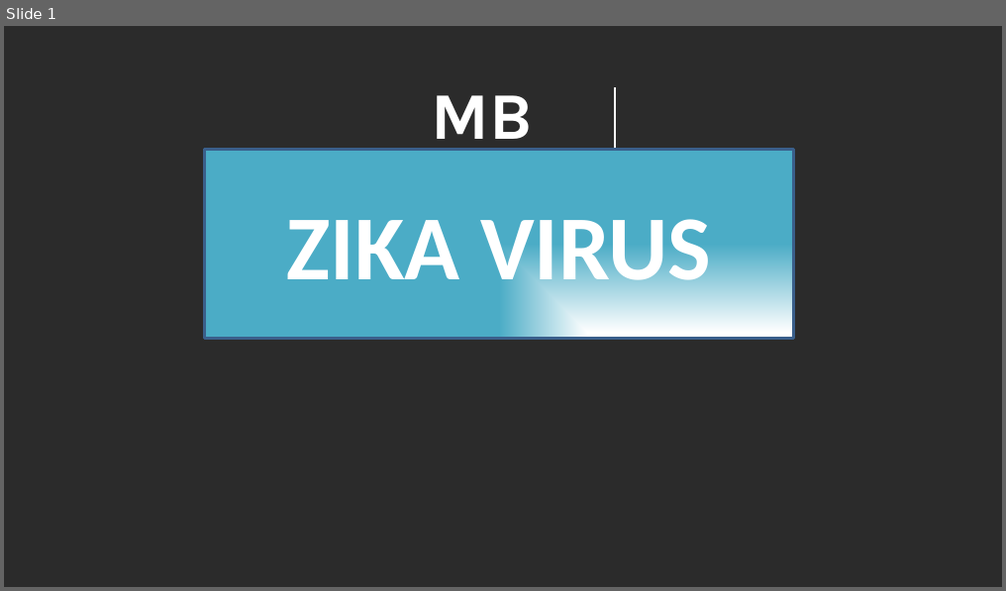
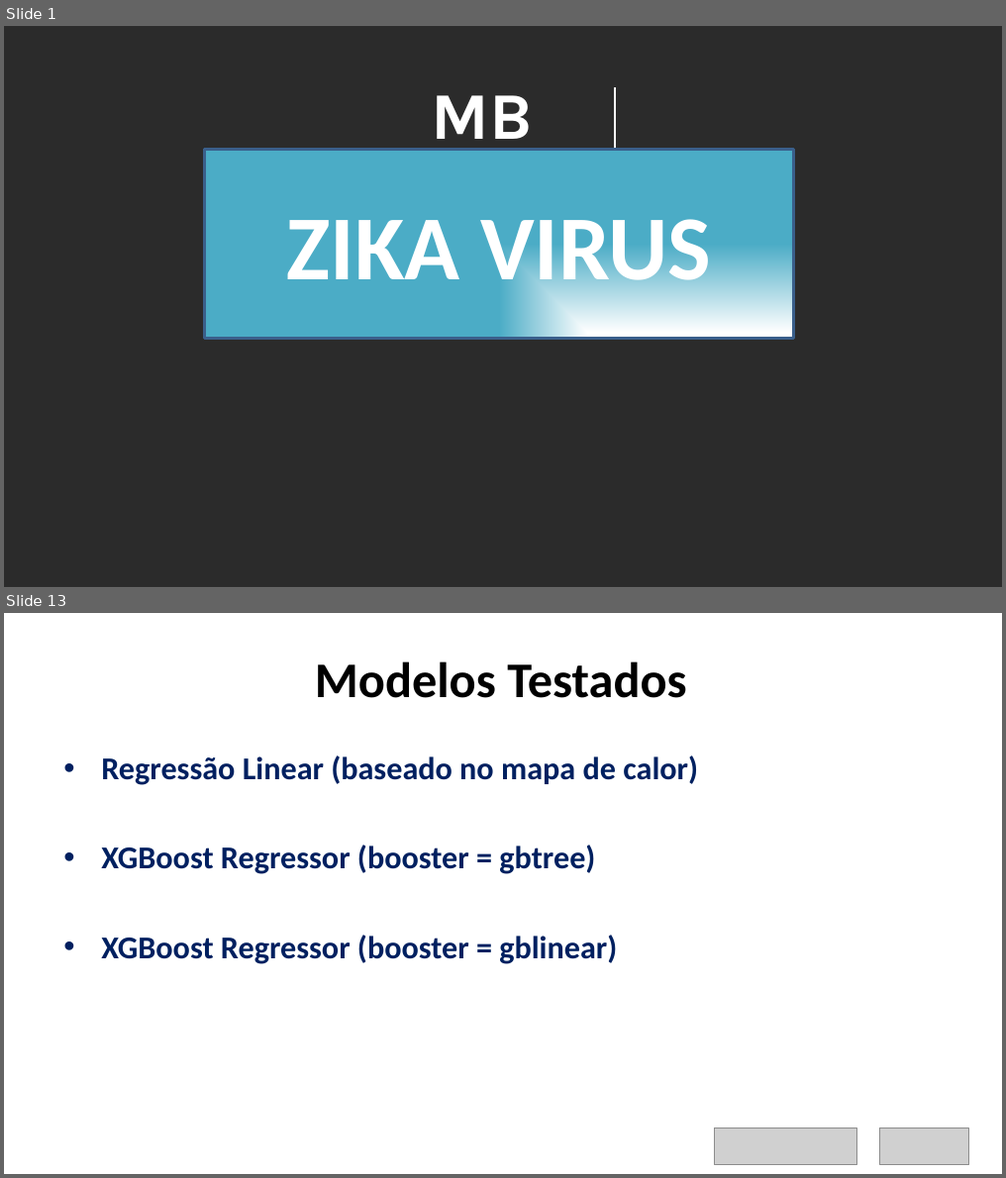
Before and after one commit to etportela/zika-data, a slide deck: pdfs/ZIKA_VIRUS.pptx. Shown one above the other, each under a label of ours: slide 1 before the commit, slides 1 and 13 after it; the slides between them are not shown. The pictures are 1006x591 and 1006x1178 pixels, drawn with LibreOffice and Linux fonts; fonts in the diff are those of the drawing; grey boxes stand for pictures; background and template pictures are left out; a plain dark background stands for a picture behind light text. Boxes give left, top, right and bottom in pixels: in the first picture for what was removed or moved away, otherwise in the second. Text is boxed around its words. In the diff, an @@ line names an element or a change of style, - is before the commit and + after.

```diff
--- a/pdfs/ZIKA_VIRUS.pptx
+++ b/pdfs/ZIKA_VIRUS.pptx
@@ slide 13 added at (x1=4, y1=613, x2=1002, y2=1174), background picture (left out) @@
@@ rectangle added at (x1=4, y1=613, x2=1002, y2=1173), fill #FFFFFF @@
@@ title added at (x1=315, y1=662, x2=686, y2=698), 36 pt, text #000000, bold @@
+Modelos Testados
@@ text added at (x1=442, y1=662, x2=565, y2=698), 40 pt, text #FFFFFF @@
+Título
@@ text added at (x1=101, y1=757, x2=310, y2=785), 32 pt, text #FFFFFF @@
+• Conteúdo 2
@@ text added at (x1=101, y1=756, x2=698, y2=964), 23 pt, text #002060, bold @@
+• Regressão Linear (baseado no mapa de calor)
+• XGBoost Regressor (booster = gbtree)
+• XGBoost Regressor (booster = gblinear)
@@ picture added at (x1=715, y1=1129, x2=856, y2=1165) @@
@@ picture added at (x1=880, y1=1129, x2=969, y2=1165) @@
```
Also in this commit, not shown: 10 slides changed, 5 other slides added, 1 slide removed.
